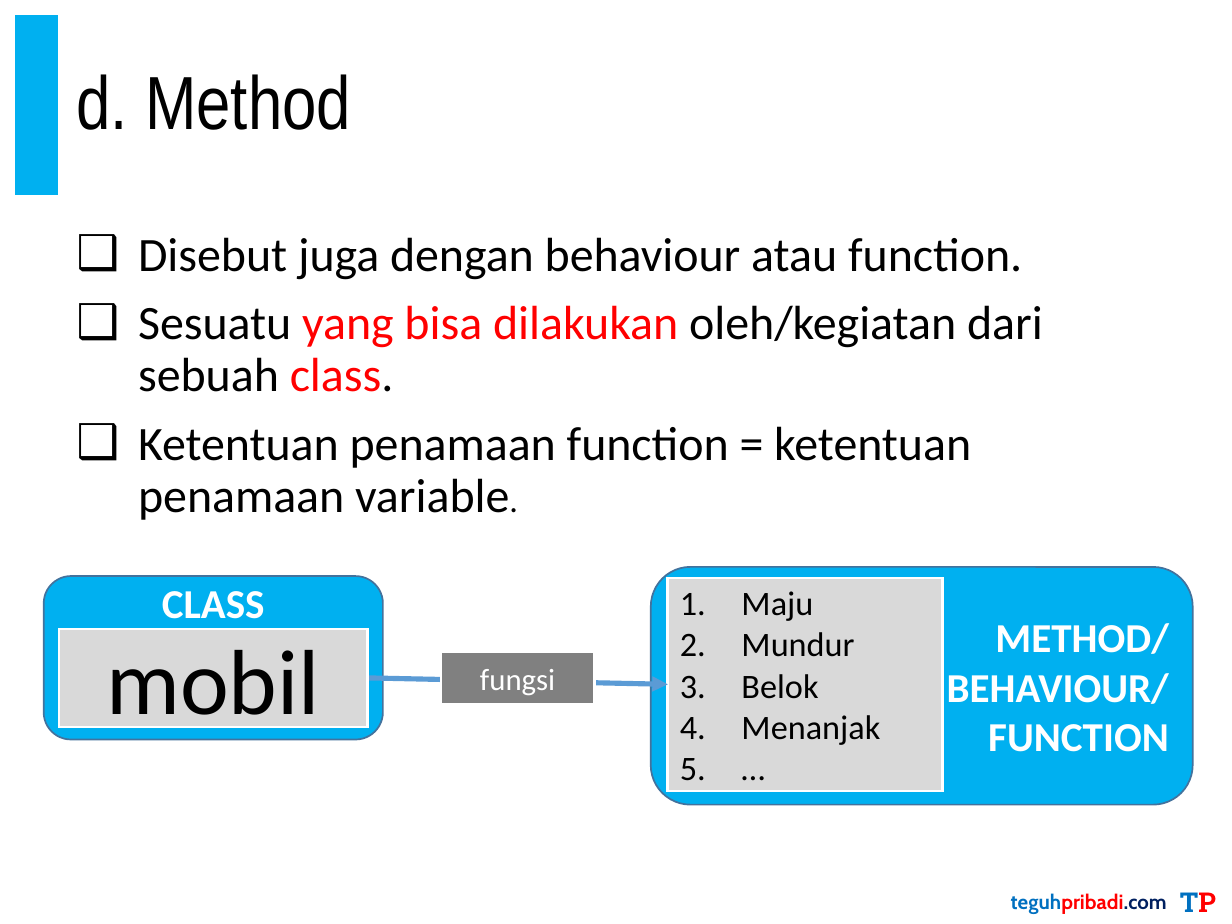
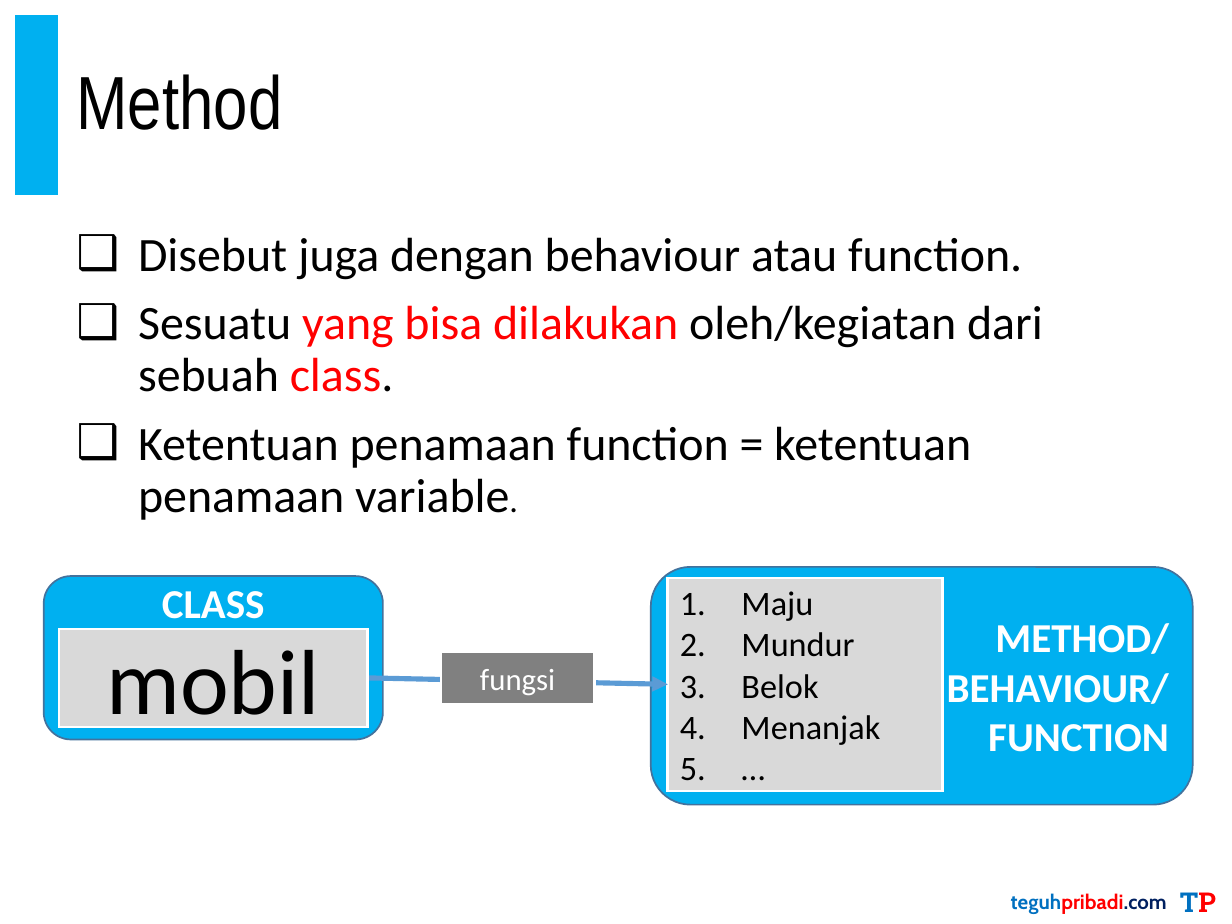
Before and after one commit to pribbadi/PBO-TI20192020-3-4, a slide deck: slide 18 of 1. Bahan Ajar/PribadiTeguh-PBO-TI20192020-3-4-03.Pengenalan Pemrograman PBO.pptx (slide 15 before the commit). Drawn at 1232x924 pixels with LibreOffice and Linux fonts; fonts in the diff are those of the drawing. Boxes give left, top, right and bottom in pixels: in the first picture for what was removed or moved away, otherwise in the second. Text is boxed around its words. In the diff, an @@ line names an element or a change of style, - is before the commit and + after.

```diff
--- a/1. Bahan Ajar/PribadiTeguh-PBO-TI20192020-3-4-03.Pengenalan Pemrograman PBO.pptx
+++ b/1. Bahan Ajar/PribadiTeguh-PBO-TI20192020-3-4-03.Pengenalan Pemrograman PBO.pptx
@@ title at box(76, 74, 282, 130): text changed @@
-d. Method
+Method
```
Also in this commit, not shown: 6 other slides changed, 4 slides added, 13 slides removed, 43 other files.
